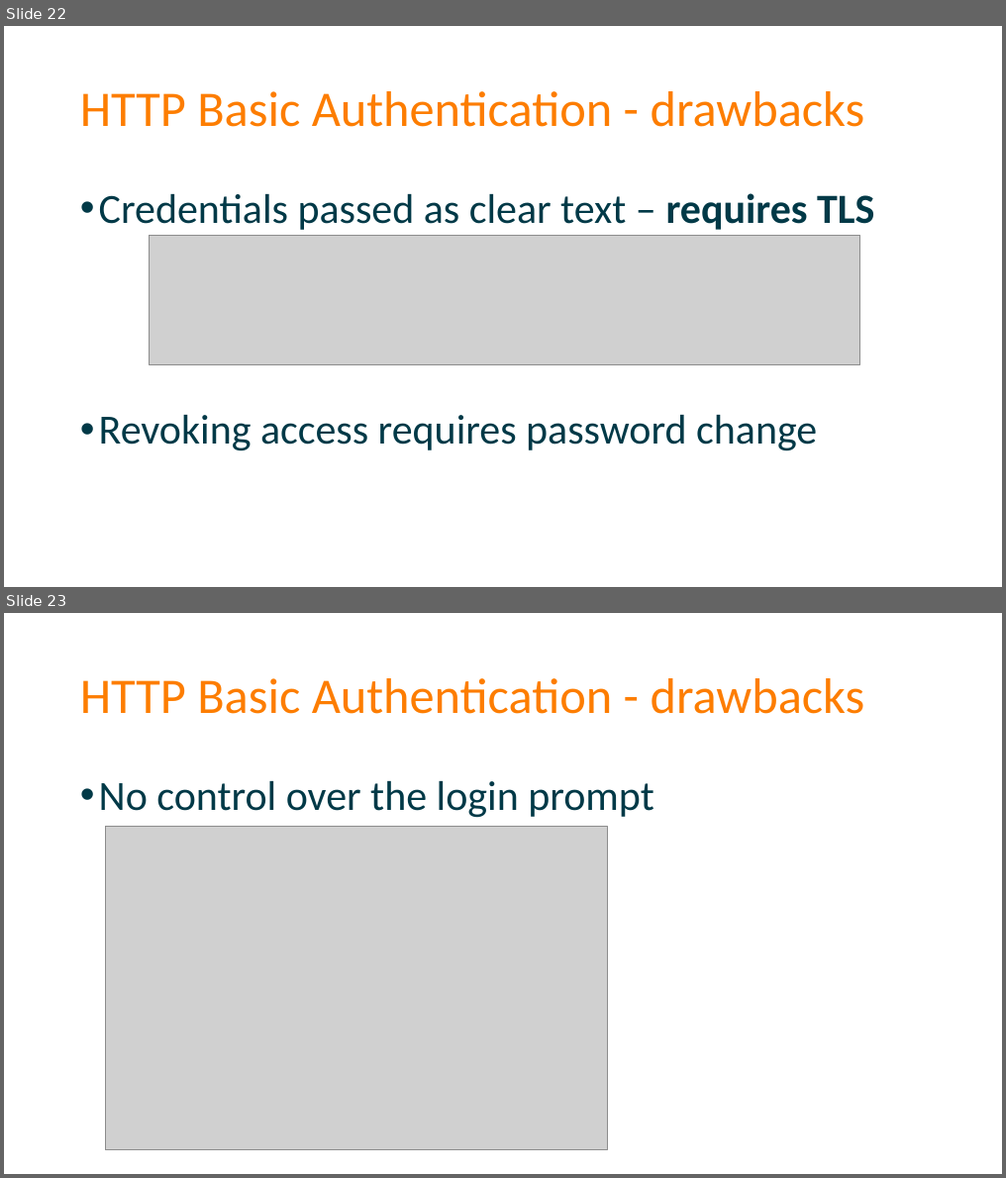
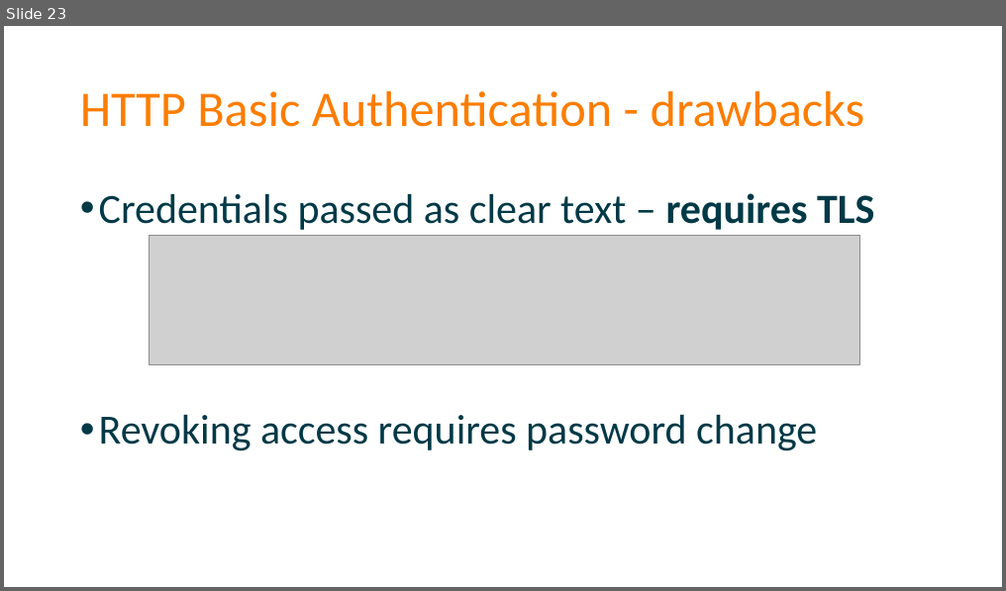
Before and after one commit to spetryjohnson/Securing-Your-API-Endpoints, a slide deck: Securing Your API Endpoints.pptx. Shown one above the other, each under a label of ours: slides 22 and 23 before the commit, slide 23 after it. The pictures are 1006x1178 and 1006x591 pixels, drawn with LibreOffice and Linux fonts; fonts in the diff are those of the drawing; grey boxes stand for pictures. Boxes give left, top, right and bottom in pixels: in the first picture for what was removed or moved away, otherwise in the second. Text is boxed around its words. In the diff, an @@ line names an element or a change of style, - is before the commit and + after.

```diff
--- a/Securing Your API Endpoints.pptx
+++ b/Securing Your API Endpoints.pptx
@@ slide 23 removed at bbox=[4, 613, 1002, 1174], background #FFFFFF @@
@@ title removed at bbox=[80, 678, 865, 714] @@
-HTTP Basic Authentication - drawbacks
@@ text removed at bbox=[99, 781, 654, 818] @@
-• No control over the login prompt
@@ picture removed at bbox=[105, 827, 607, 1151] @@
@@ what was slide 22 is now slide 23 @@
```
Also in this commit, not shown: 9 slides changed, 2 slides added, 1 other file.
